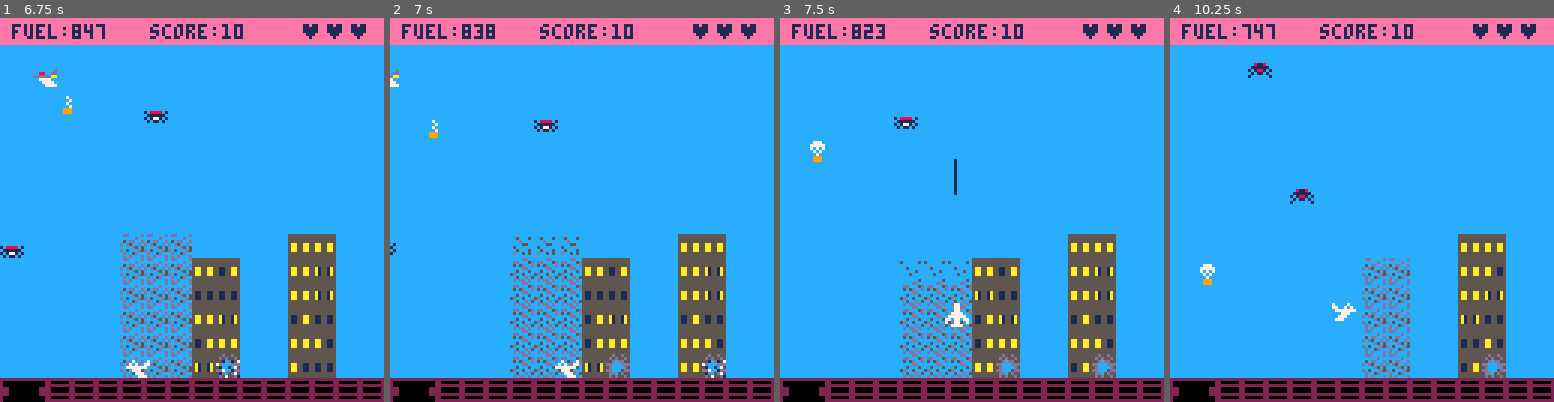
Above: before the commit, frames 1-4 (left to right).
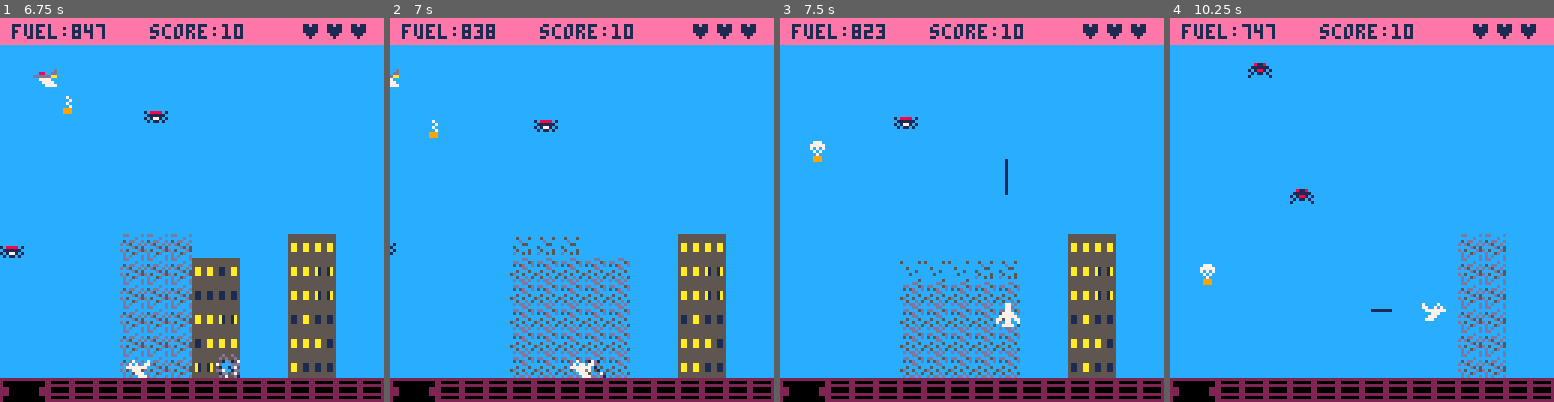
Above: after the commit, the same moments.

Repository: natebeaty/savepicoville
Game: PICO-8 cartridge savechicago.p8
Same seed, same stepped clock (60 frames per second), same inputs: the game is played once before the commit and once after it.
Inputs:
- Up to frame 1 (6.75 s): tap X (X key) at 0.33, 1.07, 1.85, 2.97, 4.08, 5.2, 6.32 s; tap O (Z key) at 0.7, 1.7, 2.1, 2.5, 2.9, 3.3, 3.7, 4.1, 4.5, 4.9, 5.3, 5.7, 6.1, 6.5 s; hold Right 1.6-2.1 s; hold Up 2.15-2.42 s; hold Right 2.47-3.03 s; hold Left 3.08-3.58 s; hold Down 3.63-3.97 s; hold Right 4.02-4.68 s; hold Up 4.73-5.03 s; hold Left 5.08-5.68 s; hold Down 5.73-6.03 s; hold Right 6.08-6.58 s; hold Right from 6.63 s (still down)
- Up to frame 2 (7 s): keep holding Right; tap O (Z key) at 6.9 s
- Up to frame 3 (7.5 s): release Right at 7.13 s; hold Up 7.18-7.45 s; tap O (Z key) at 7.3 s; tap X (X key) at 7.43 s
- Up to frame 4 (10.25 s): hold Right 7.5-8.07 s; tap O (Z key) every 0.4 s from 7.7 to 10.1 s; hold Left 8.12-8.62 s; tap X (X key) at 8.55, 9.67 s; hold Down 8.67-9 s; hold Right 9.05-9.72 s; hold Up 9.77-10.07 s; hold Left from 10.12 s (still down)

Frame 1 is identical in both runs. In frame 2, 3.8% of the frame differs, in the area x 42-88%, y 62-94%; in frame 3, 4.0%; in frame 4, 6.1%, in the area x 42-88%, y 56-94%.

Commit message:
tweak bullet hitbox, move player_fire to player

Diff:
--- a/bullets.lua
+++ b/bullets.lua
@@ -2,9 +2,11 @@
 
 function new_bullet(x,y,dx,dy)
   local obj = {x=x,y=y,len=3}
-  obj.box = {x1=0,y1=0,x2=2,y2=2} --collision box
+  obj.box = {x1=-2,y1=-2,x2=2,y2=2} --collision box
   obj.dx=dx*obj.len*2
   obj.dy=dy*obj.len*2
+  obj.dx=minspeed(obj.dx,obj.len*2)
+  obj.dy=minspeed(obj.dy,obj.len*2)
 
   -- update loop
   obj.update=function(this)
@@ -21,7 +23,7 @@
       for obj in all(grp) do
         if (coll(this,obj)) then
           obj.die(obj)
-          del(grp, this)
+          del(bullets,this)
         end
       end
     end
@@ -42,12 +44,3 @@
   --return the bullet
   return obj
 end
-
-function player_fire()
-  if btnp(4, 0) then
-    if (abs(p.dx)+abs(p.dy) != 0) then
-      sfx(00)
-      add(bullets, new_bullet(p.x+3, p.y+4, p.dx, p.dy))
-    end
-  end
-end
